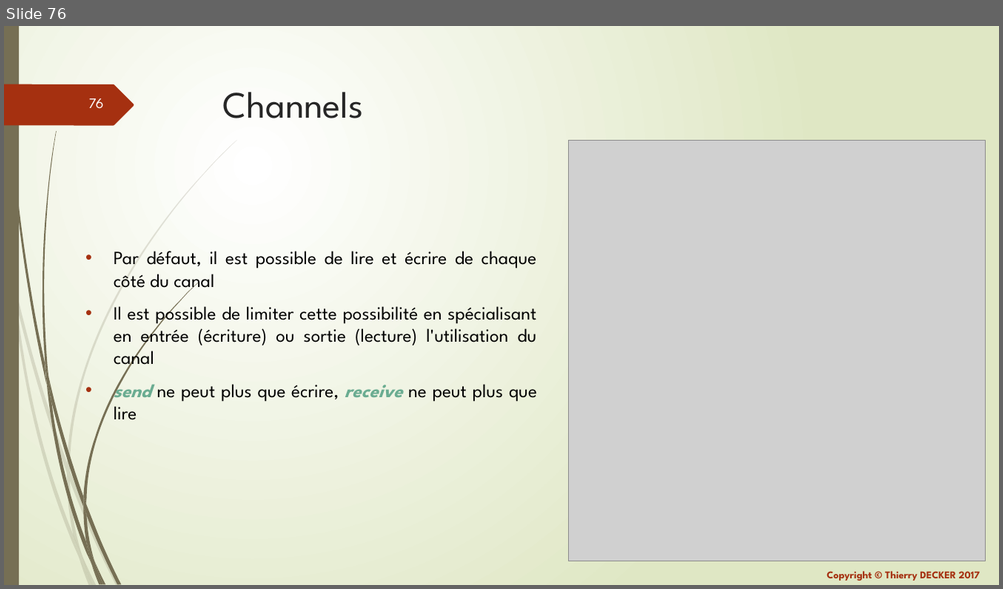
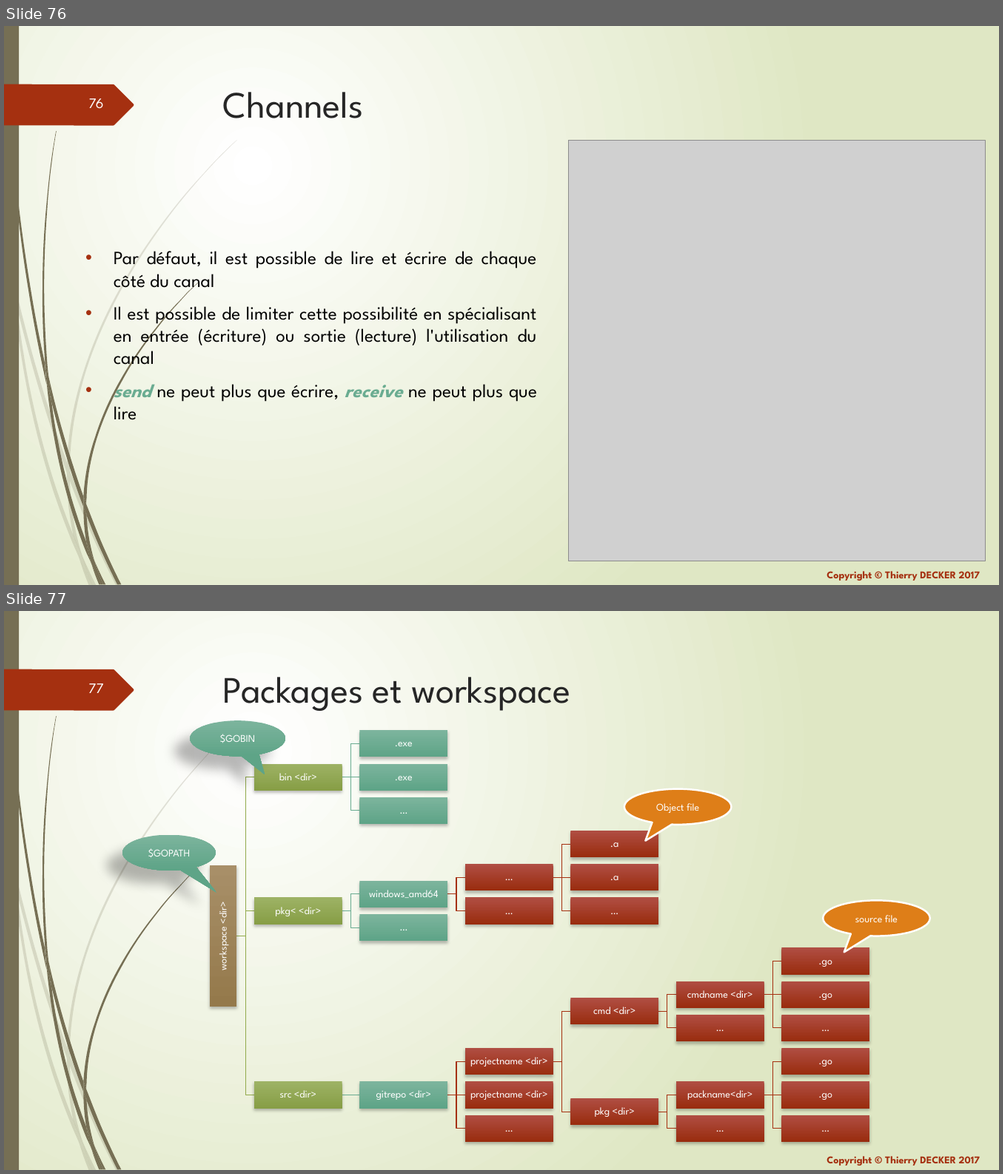
Before and after one commit to thierrydecker/learning-go, a slide deck: documentations/learning-go.pptx. Shown one above the other, each under a label of ours: slide 76 before the commit, slides 76 and 77 after it. The pictures are 1003x589 and 1003x1174 pixels, drawn with LibreOffice and Linux fonts; fonts in the diff are those of the drawing; grey boxes stand for pictures. Boxes give left, top, right and bottom in pixels: in the first picture for what was removed or moved away, otherwise in the second. Text is boxed around its words. In the diff, an @@ line names an element or a change of style, - is before the commit and + after.

Commit message:
Added packages

```diff
--- a/documentations/learning-go.pptx
+++ b/documentations/learning-go.pptx
@@ slide 77 added at (4, 611, 999, 1170), background gradient #FFFFFF to #DFE8C4; not listed: 26 template elements that a slide beside it also shows @@
@@ title added at (223, 677, 570, 711), 36 pt, text #262626 @@
+Packages et workspace
@@ speech bubble added at (190, 721, 285, 757), fill gradient #7DB59D to #5EA588, 10 pt, text #FFFFFF @@
+$GOBIN
@@ speech bubble added at (624, 789, 731, 825), fill #DE7E18, outline #FFFFFF 1.75 pt, 10 pt, text #FFFFFF @@
+Object file
@@ speech bubble added at (122, 834, 216, 871), fill gradient #7DB59D to #5EA588, 10 pt, text #FFFFFF @@
+$GOPATH
@@ speech bubble added at (823, 900, 930, 937), fill #DE7E18, outline #FFFFFF 1.75 pt, 10 pt, text #FFFFFF @@
+source file
@@ group added at (210, 730, 870, 1142): 30 rectangles, 30 texts, 29 freeform shapes @@
+workspace <dir>
+bin <dir>
+.exe
+.exe
+…
+pkg< <dir>
+windows_amd64
+…
+.a
+.a
+…
+…
+…
+src <dir>
+gitrepo <dir>
+projectname <dir>
+cmd <dir>
+cmdname <dir>
+.go
+.go
+…
+…
+pkg <dir>
+packname<dir>
+.go
+.go
+…
+…
+projectname <dir>
+…
```
Also in this commit, not shown: 13 other files.
